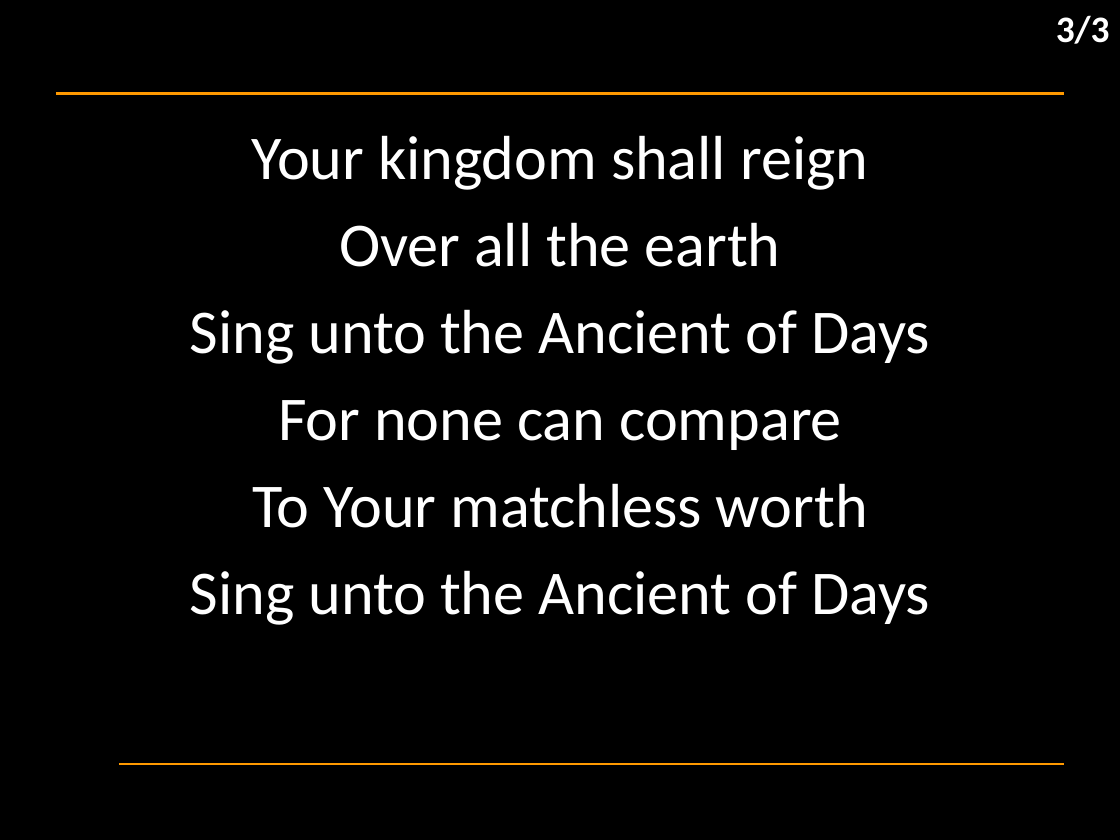
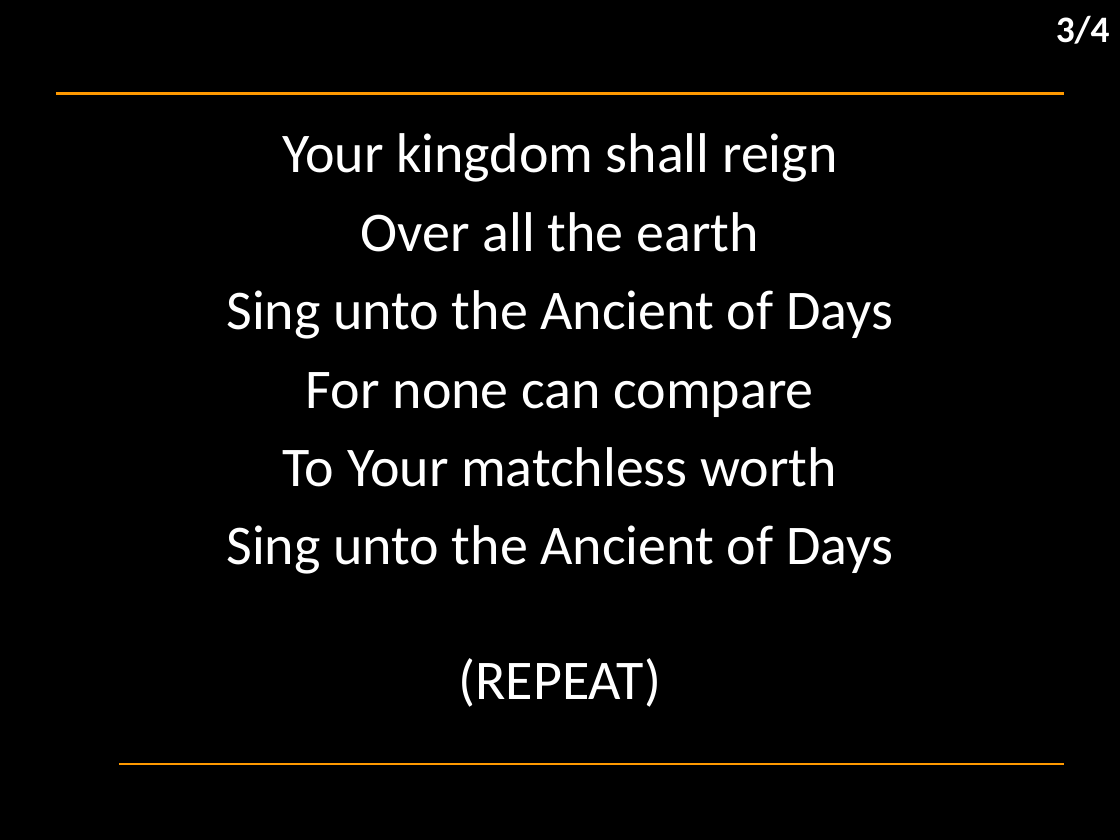
Before and after one commit to hoo-are-ya/worship, a slide deck: slide 4 of docs/songs/ancient of days.pptx. Drawn at 1120x840 pixels with LibreOffice and Linux fonts; fonts in the diff are those of the drawing; background and template pictures are left out. Boxes give left, top, right and bottom in pixels: in the first picture for what was removed or moved away, otherwise in the second. Text is boxed around its words. In the diff, an @@ line names an element or a change of style, - is before the commit and + after.

```diff
--- a/docs/songs/ancient of days.pptx
+++ b/docs/songs/ancient of days.pptx
@@ text at (x1=1056, y1=15, x2=1110, y2=44): text changed @@
-3/3
+3/4
@@ subtitle at (x1=226, y1=133, x2=893, y2=487): size 40 to 36 pt in "Your kingdom shall reign", "Over all the earth", "Sing unto the Ancient of Days", "For none can compare" and 1 more places @@
@@ subtitle at (x1=226, y1=525, x2=893, y2=707): text changed; size 40 to 36 pt @@
-Sing unto the Ancient of Days
+Sing unto the Ancient of Days
+(REPEAT)
```
Also in this commit, not shown: 2 other slides changed, 1 slide added, 6 other files.
